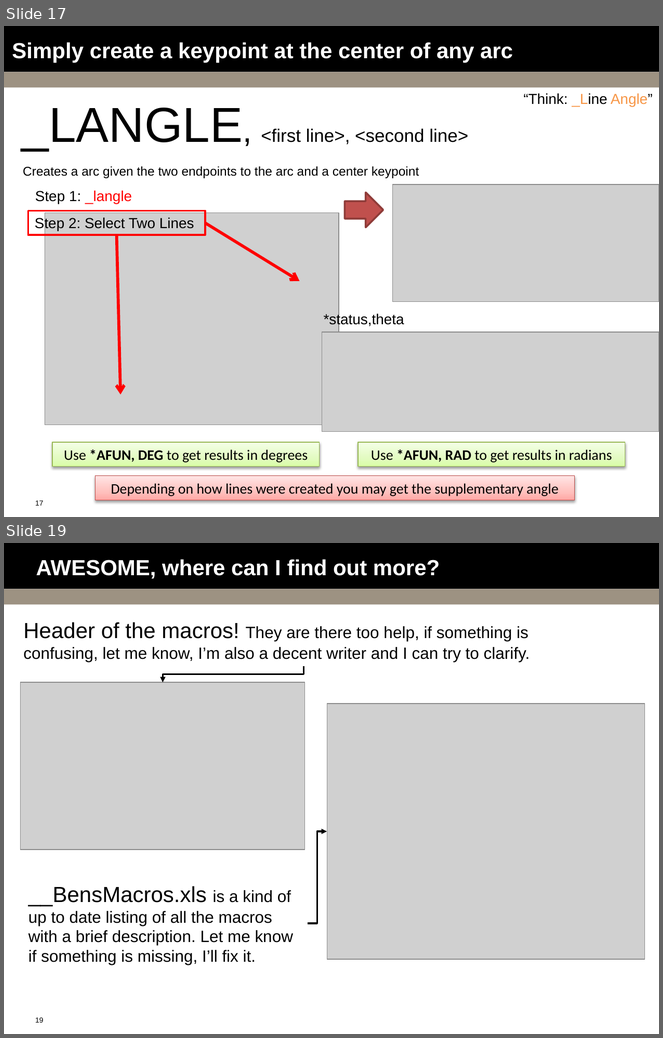
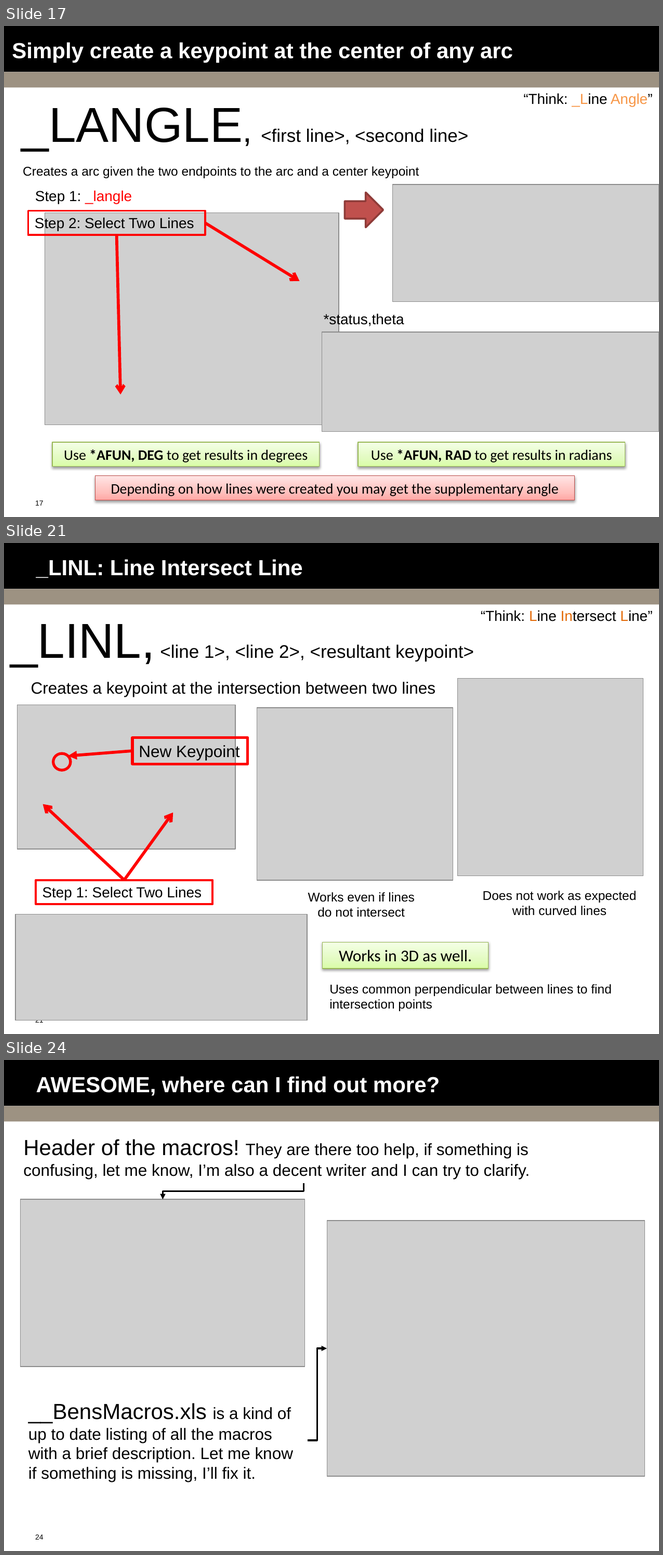
Before and after one commit to bguest/ansys-macros, a slide deck: Macro-Mania.pptx. Shown one above the other, each under a label of ours: slides 17 and 19 before the commit, slides 17, 21 and 24 after it; the slides between them are not shown. The pictures are 663x1038 and 663x1555 pixels, drawn with LibreOffice and Linux fonts; fonts in the diff are those of the drawing; grey boxes stand for pictures; background and template pictures are left out. Boxes give left, top, right and bottom in pixels: in the first picture for what was removed or moved away, otherwise in the second. Text is boxed around its words. In the diff, an @@ line names an element or a change of style, - is before the commit and + after.

```diff
--- a/Macro-Mania.pptx
+++ b/Macro-Mania.pptx
@@ slide 21 added at (4, 543, 659, 1034), background #FFFFFF; not listed: 3 template elements that a slide beside it also shows @@
@@ title added at (36, 559, 303, 578), 24 pt, text #FFFFFF, bold @@
+_LINL: Line Intersect Line
@@ text added at (481, 610, 652, 622), 16 pt, text #000000 @@
+“Think: Line Intersect Line”
@@ text added at (10, 624, 474, 667), 20 pt, text #000000 @@
+_LINL, <line 1>, <line 2>, <resultant keypoint>
@@ text added at (31, 682, 436, 697), 18 pt, text #000000 @@
+Creates a keypoint at the intersection between two lines
@@ picture added at (458, 679, 644, 876) @@
@@ picture added at (17, 705, 235, 850) @@
@@ picture added at (257, 708, 453, 880) @@
@@ rectangle added at (132, 737, 248, 764), outline #FF0000 3 pt, 18 pt, text #000000 @@
+New Keypoint
@@ ellipse added at (53, 754, 70, 770), outline #FF0000 3 pt @@
@@ arrow added from (132, 752) to (68, 756), #FF0000 3.25 pt @@
@@ arrow added from (125, 880) to (42, 805), #FF0000 3.25 pt @@
@@ arrow added from (125, 880) to (173, 813), #FF0000 3.25 pt @@
@@ rectangle added at (36, 880, 213, 905), outline #FF0000 2.25 pt, 16 pt, text #000000 @@
+Step 1: Select Two Lines
@@ text added at (308, 892, 414, 917), 14 pt, text #000000 @@
+Works even if lines do not intersect
@@ text added at (483, 891, 637, 916), 14 pt, text #000000 @@
+Does not work as expected with curved lines
@@ picture added at (15, 914, 307, 1021) @@
@@ rectangle added at (322, 943, 488, 969), fill gradient #DAFDA7 to #E4FCC2 to #F5FFE7, outline #98B955 0.75 pt, 18 pt, text #000000 @@
+Works in 3D as well.
@@ text added at (330, 984, 612, 1012), 14 pt, text #000000 @@
+Uses common perpendicular between lines to find intersection points
@@ what was slide 19 is now slide 24 @@
@@ page number at (35, 1535, 44, 1540): text changed @@
-19
+24
```
Also in this commit, not shown: 1 slide changed, 4 other slides added, 4 other files.
